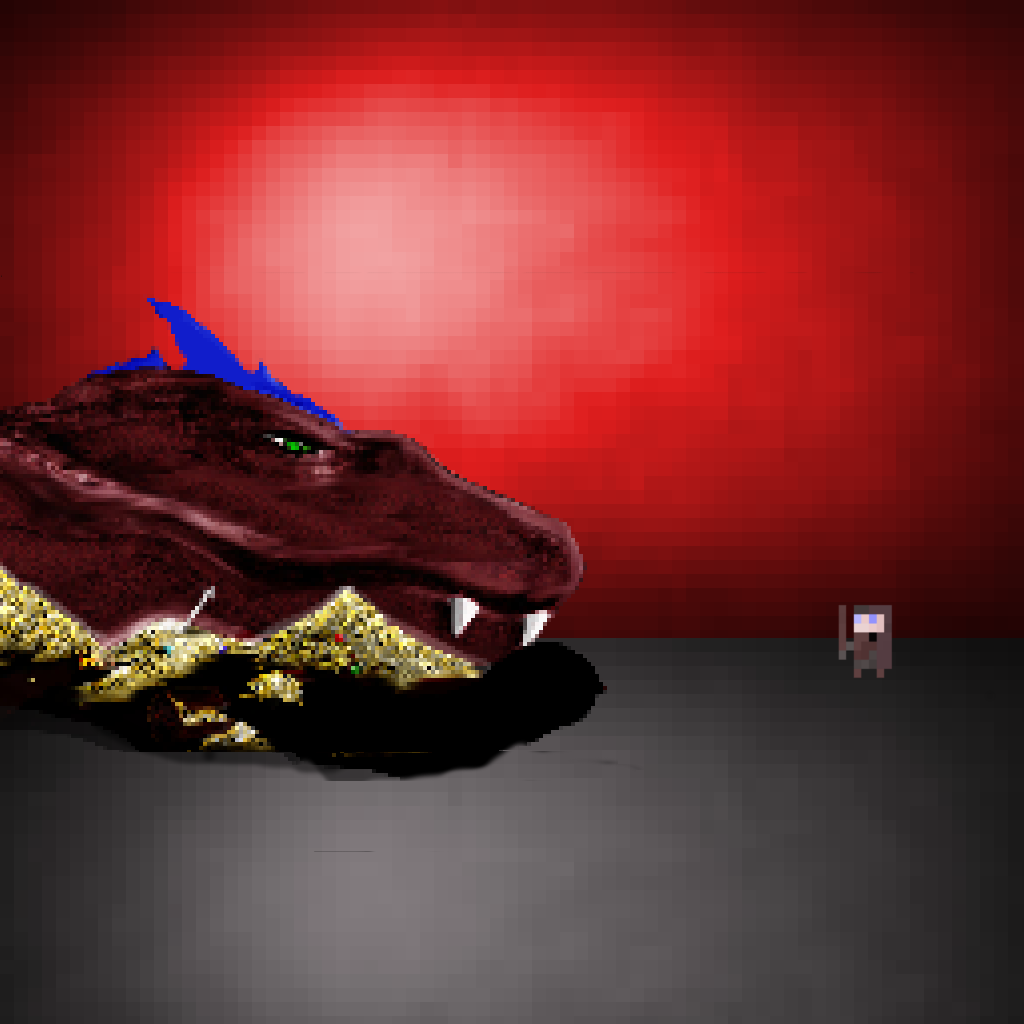
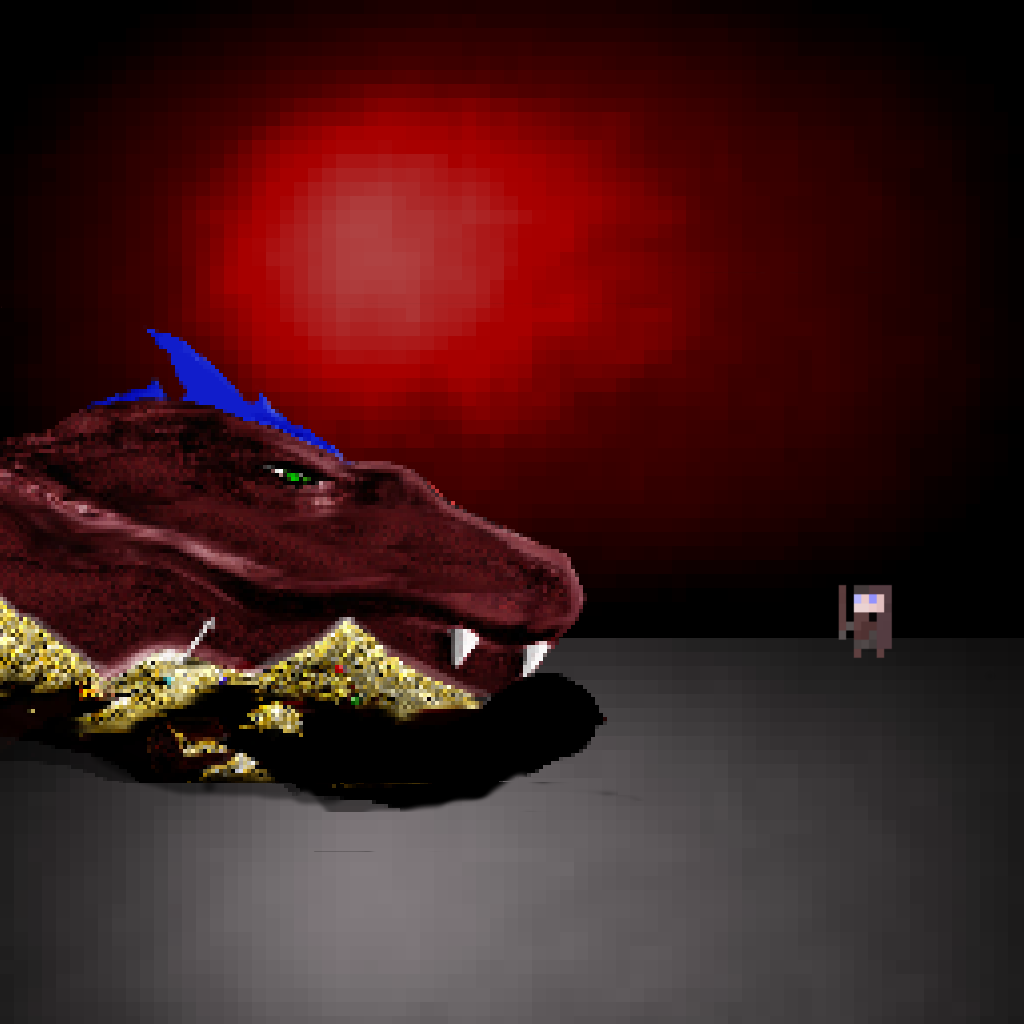
Layered file, before and after one edit (1024 × 1024). Changes by layer:
painted on "dragon.png" over [0, 272, 999, 812]
added layer "Pasted Layer" above "Clipboard #1" over [0, 0, 1024, 638]
painted on "Clipboard" over [0, 0, 1024, 638]
